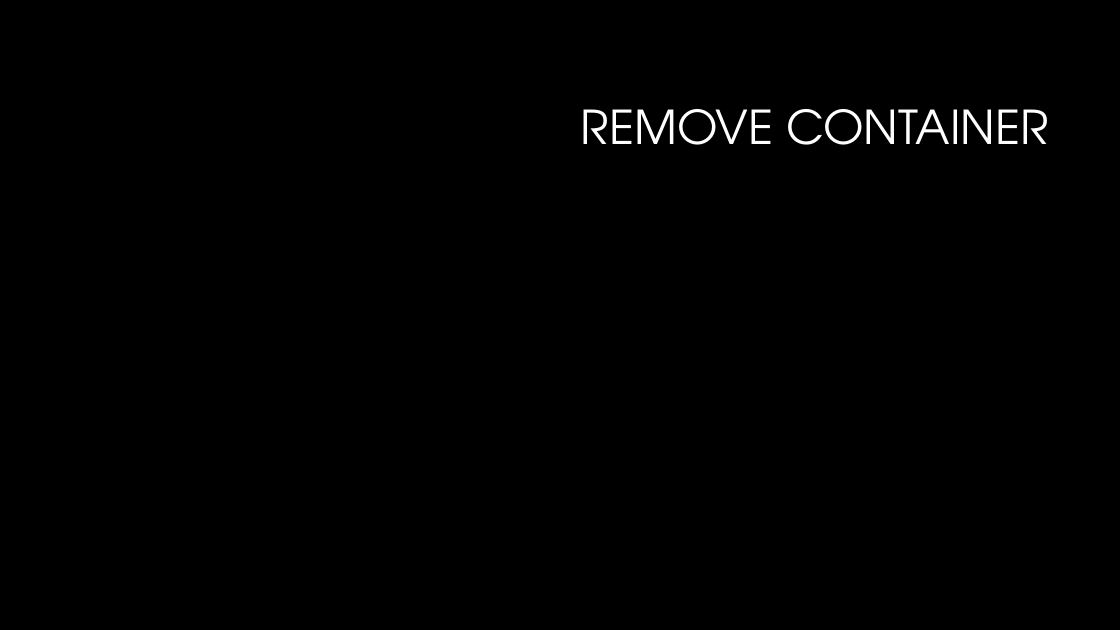
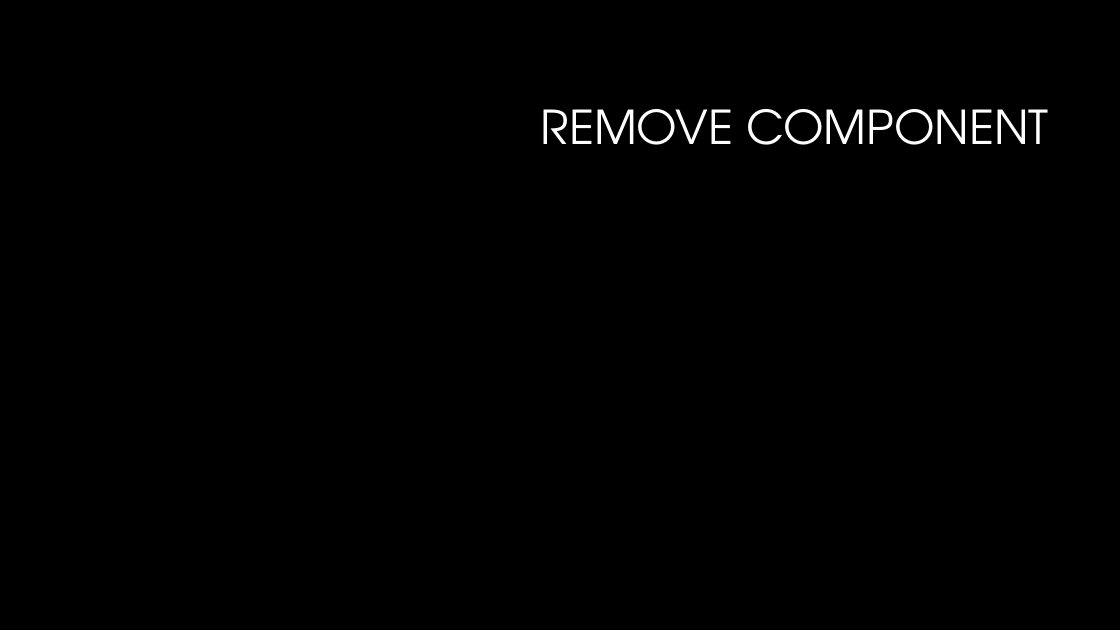
Before and after one commit to mjarzebkowski/AGH_ReactContainersPresentation, a slide deck: slide 16 of ReactContainers.pptx (slide 7 before the commit). Drawn at 1120x630 pixels with LibreOffice and Linux fonts; fonts in the diff are those of the drawing; background and template pictures are left out. Boxes give left, top, right and bottom in pixels: in the first picture for what was removed or moved away, otherwise in the second. Text is boxed around its words. In the diff, an @@ line names an element or a change of style, - is before the commit and + after.

```diff
--- a/ReactContainers.pptx
+++ b/ReactContainers.pptx
@@ title at box(541, 109, 1048, 145): text changed @@
-REMOVE CONTAINER
+REMOVE COMPONENT
```
Also in this commit, not shown: 6 other slides changed, 9 slides added, 1 other file.
